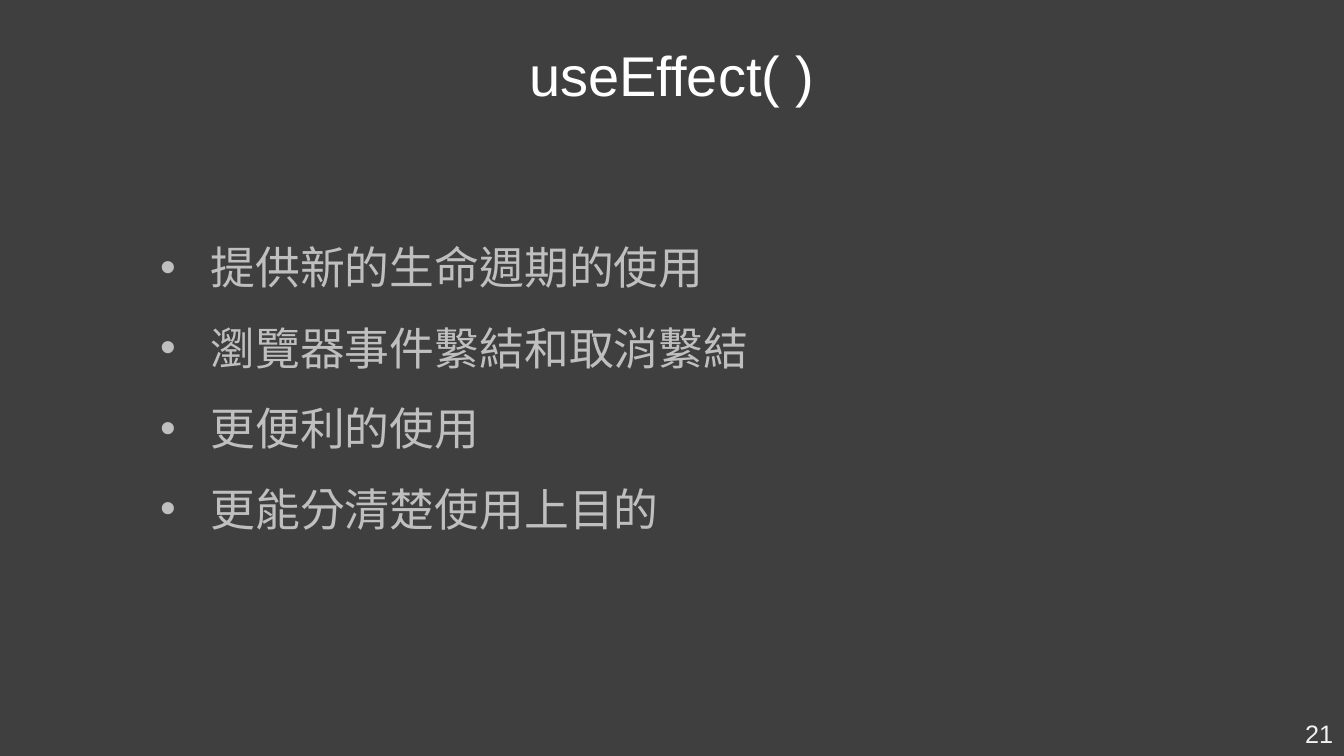
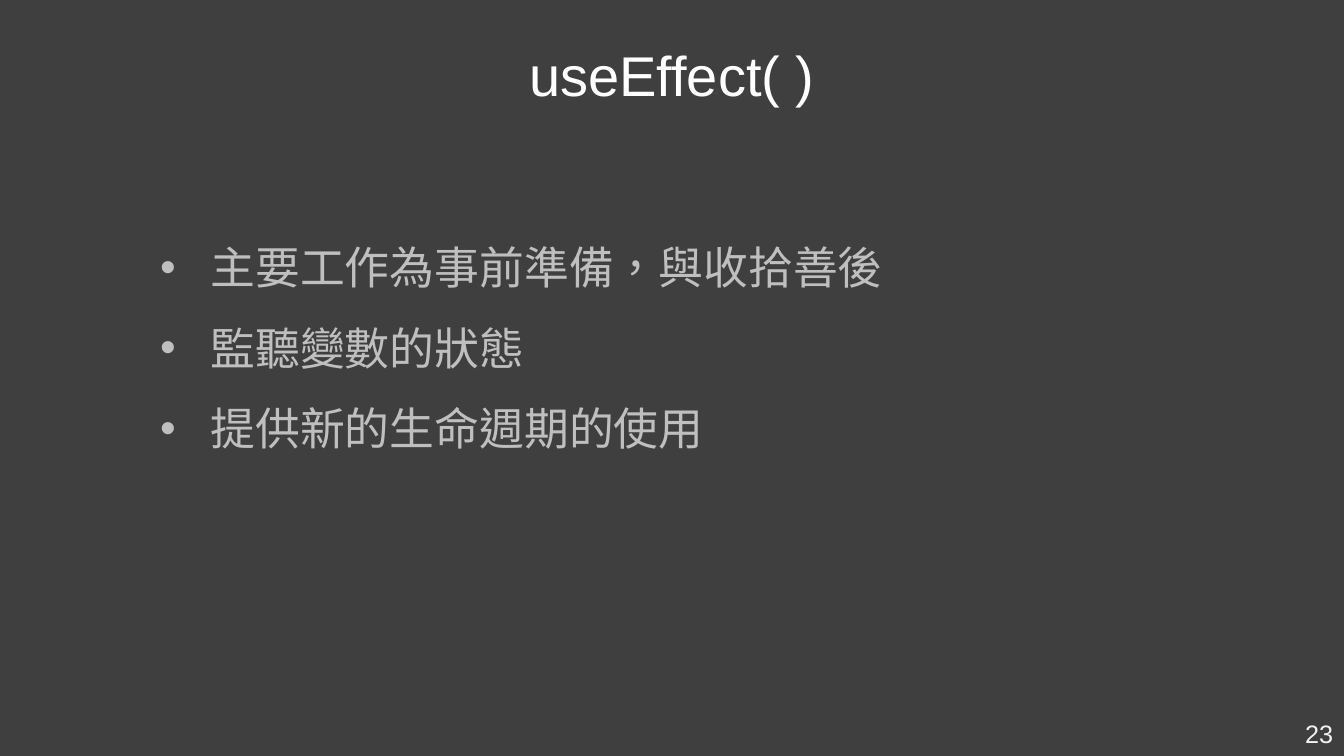
Before and after one commit to Kader-coder/React-Hooks, a slide deck: slide 23 of PPT/React Hooks &.pptx (slide 21 before the commit). Drawn at 1344x756 pixels with LibreOffice and Linux fonts; fonts in the diff are those of the drawing. Boxes give left, top, right and bottom in pixels: in the first picture for what was removed or moved away, otherwise in the second. Text is boxed around its words. In the diff, an @@ line names an element or a change of style, - is before the commit and + after.

Commit message:
1 ~ 40

```diff
--- a/PPT/React Hooks &.pptx
+++ b/PPT/React Hooks &.pptx
@@ text at [210, 246, 882, 369]: paragraphs added @@
+• 主要工作為事前準備，與收拾善後
+• 監聽變數的狀態
@@ text at [210, 327, 748, 530]: paragraphs removed @@
-• 瀏覽器事件繫結和取消繫結
-• 更便利的使用
-• 更能分清楚使用上目的
@@ page number at [1305, 725, 1333, 743]: text changed @@
-21
+23
```
Also in this commit, not shown: 12 other slides changed, 8 slides added.
